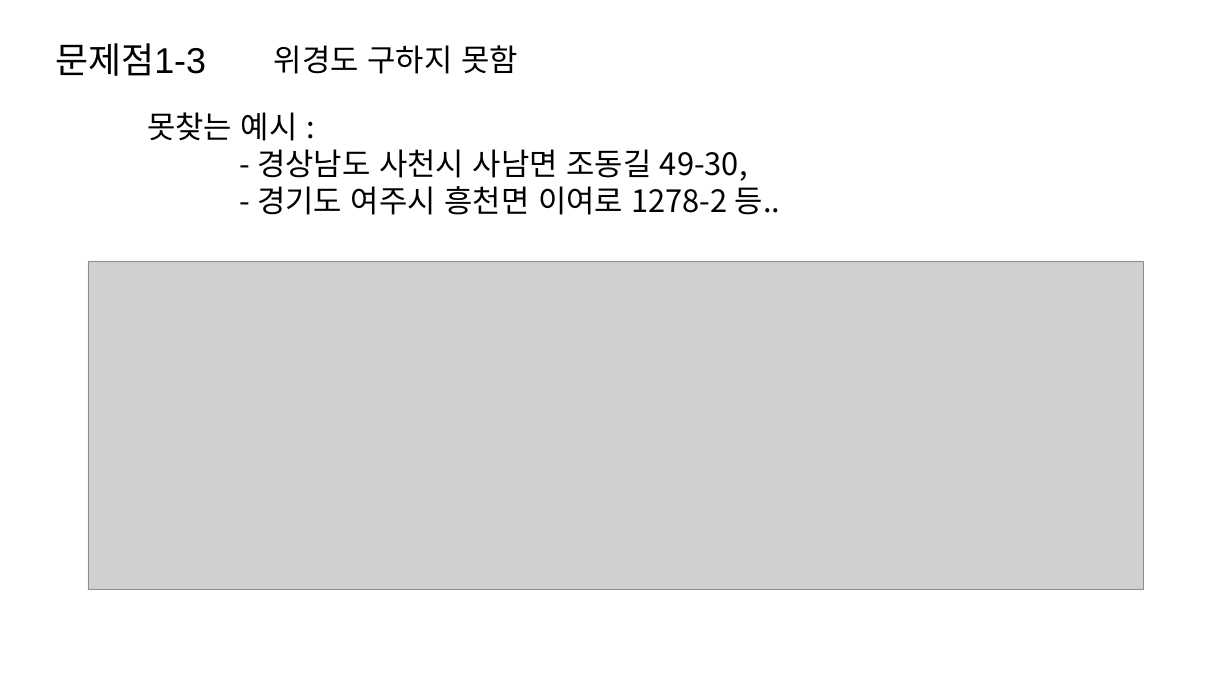
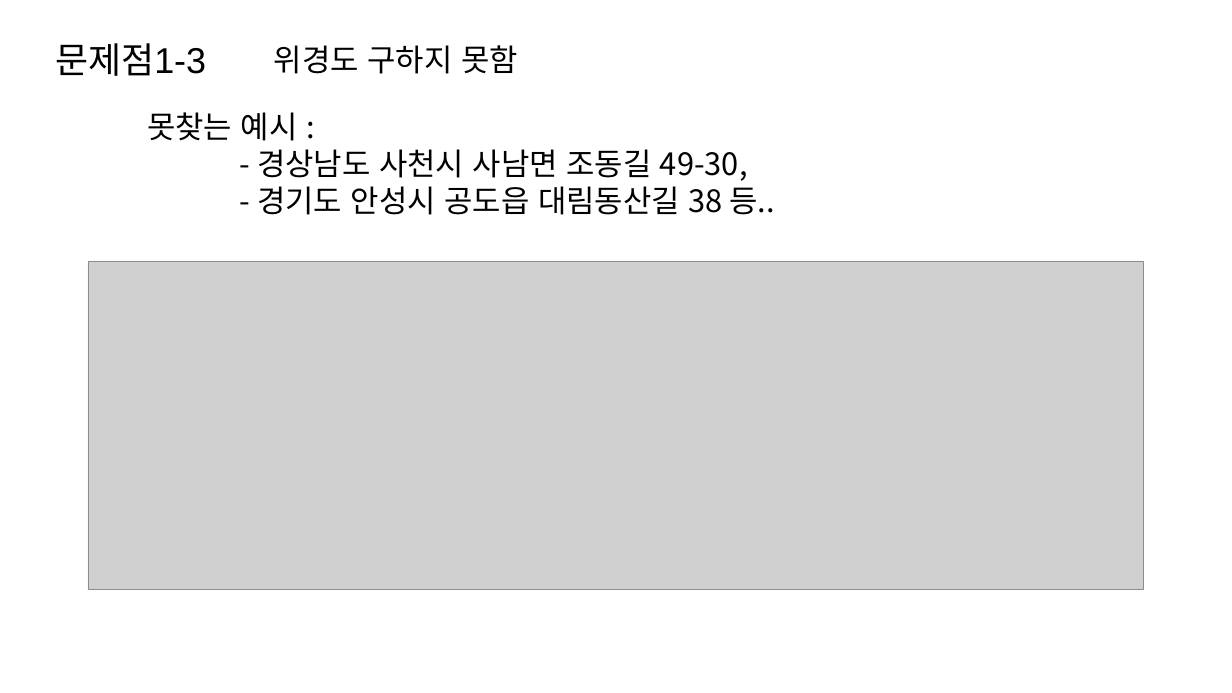
Before and after one commit to dev-hw/SeSAC-live_map, a slide deck: slide 19 of 230810.pptx (slide 16 before the commit). Drawn at 1232x693 pixels with LibreOffice and Linux fonts; fonts in the diff are those of the drawing; grey boxes stand for pictures. Boxes give left, top, right and bottom in pixels: in the first picture for what was removed or moved away, otherwise in the second. Text is boxed around its words. In the diff, an @@ line names an element or a change of style, - is before the commit and + after.

```diff
--- a/230810.pptx
+++ b/230810.pptx
@@ text at (x1=257, y1=186, x2=774, y2=215): text changed @@
-- 경기도 여주시 흥천면 이여로 1278-2 등..
+- 경기도 안성시 공도읍 대림동산길 38 등..
```
Also in this commit, not shown: 5 other slides changed, 8 slides added, 1 slide removed.
